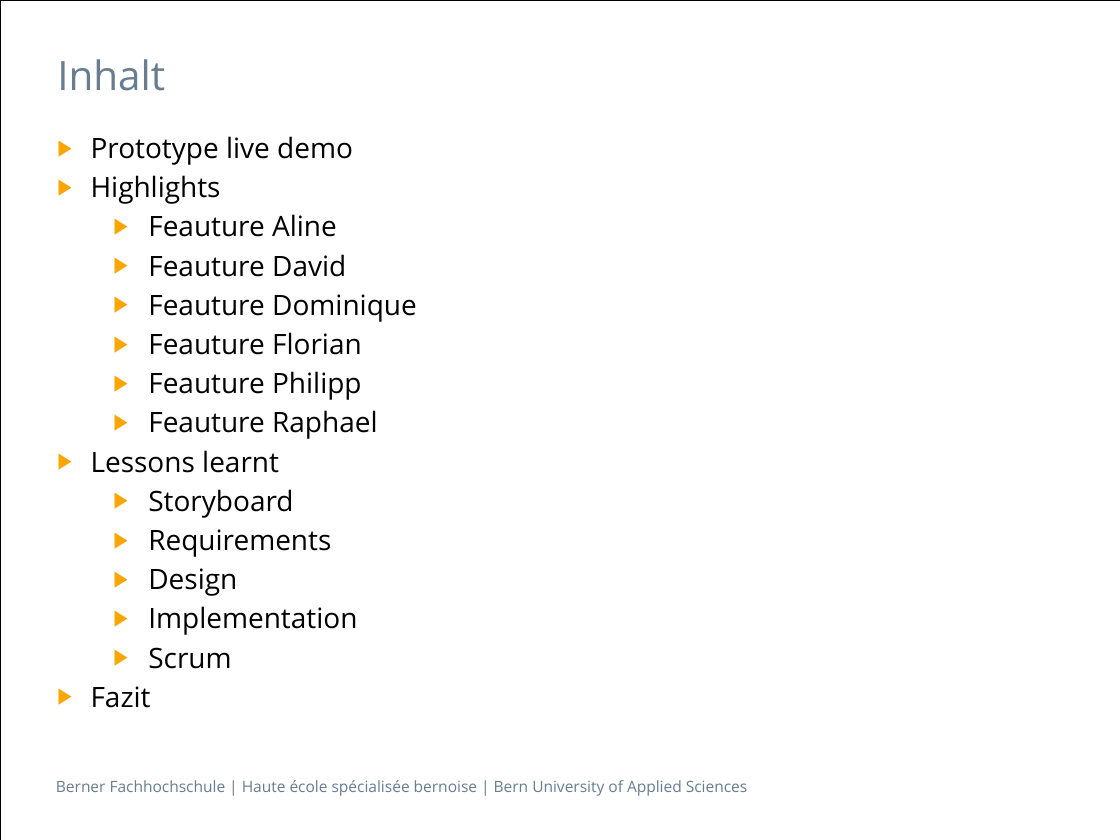
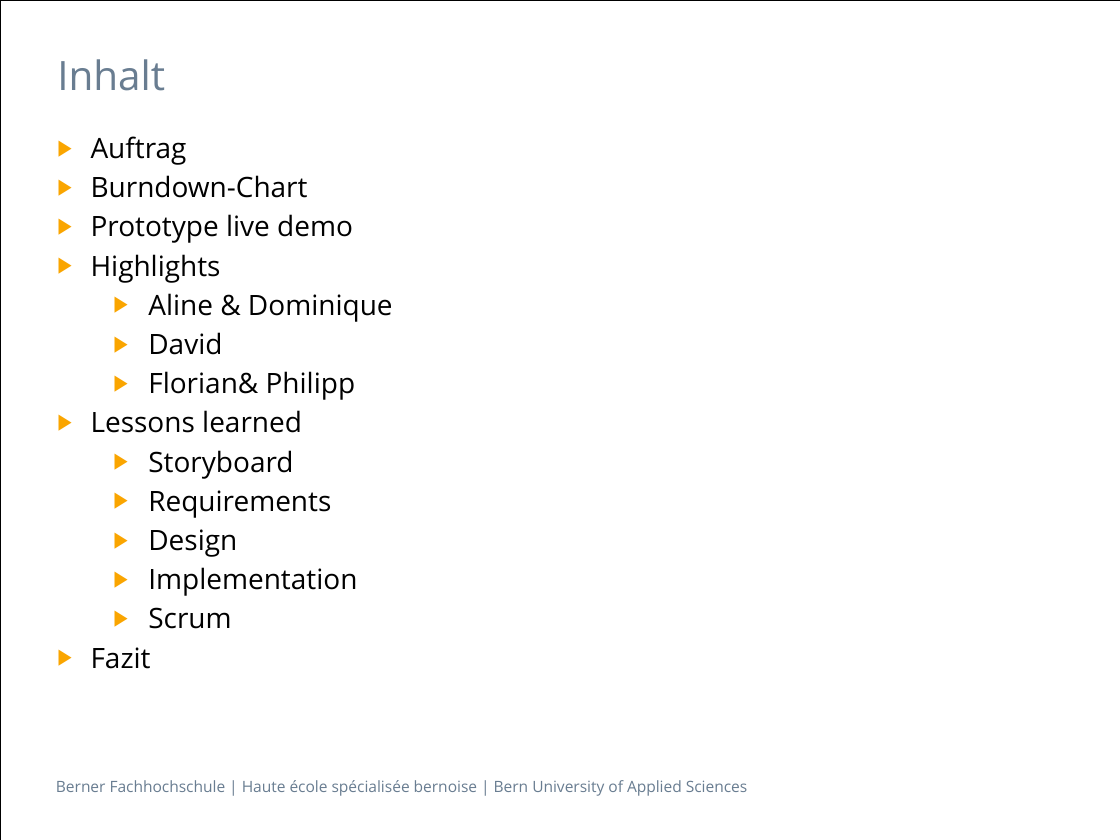
Before and after one commit to swisszeni/ch.bfh.btx8081.w2014.red, a slide deck: slide 2 of doc/finalPresentation/Praesentation_BFH_2013 copy.pptx. Drawn at 1120x840 pixels with LibreOffice and Linux fonts; fonts in the diff are those of the drawing. Boxes give left, top, right and bottom in pixels: in the first picture for what was removed or moved away, otherwise in the second. Text is boxed around its words. In the diff, an @@ line names an element or a change of style, - is before the commit and + after.

Commit message:
Presentation updated

```diff
--- a/doc/finalPresentation/Praesentation_BFH_2013 copy.pptx
+++ b/doc/finalPresentation/Praesentation_BFH_2013 copy.pptx
@@ text at (91, 136, 308, 198): paragraphs added @@
+▶ Auftrag
+▶ Burndown-Chart
@@ text at (91, 293, 393, 433): text changed @@
-  ▶ Feauture Aline
-  ▶ Feauture David
-  ▶ Feauture Dominique
-  ▶ Feauture Florian
-  ▶ Feauture Philipp
-  ▶ Feauture Raphael
-▶ Lessons learnt
+  ▶ Aline & Dominique
+  ▶ David
+  ▶ Florian& Philipp
+▶ Lessons learned
```
Also in this commit, not shown: 1 other slide changed, 16 slides added, 27 slides removed.
